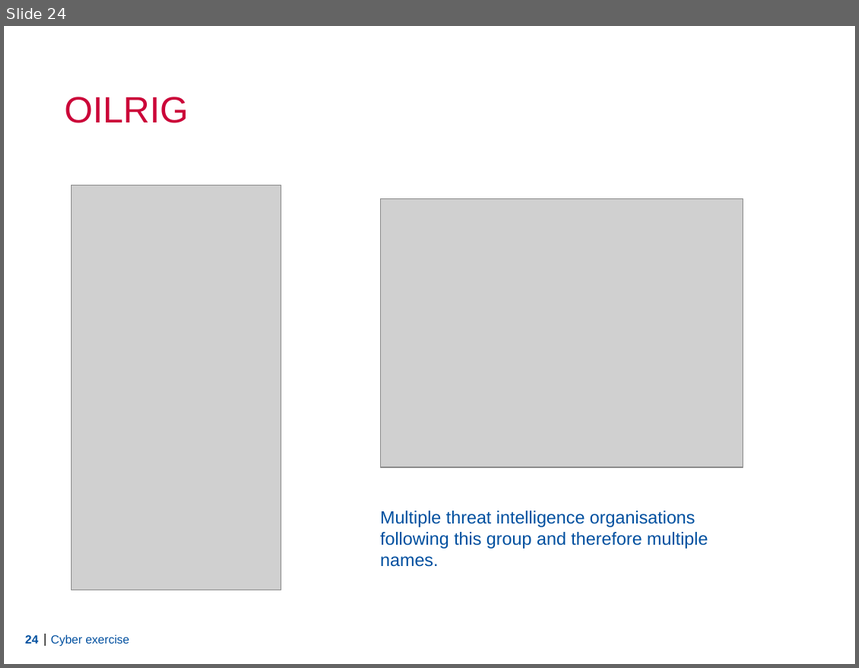
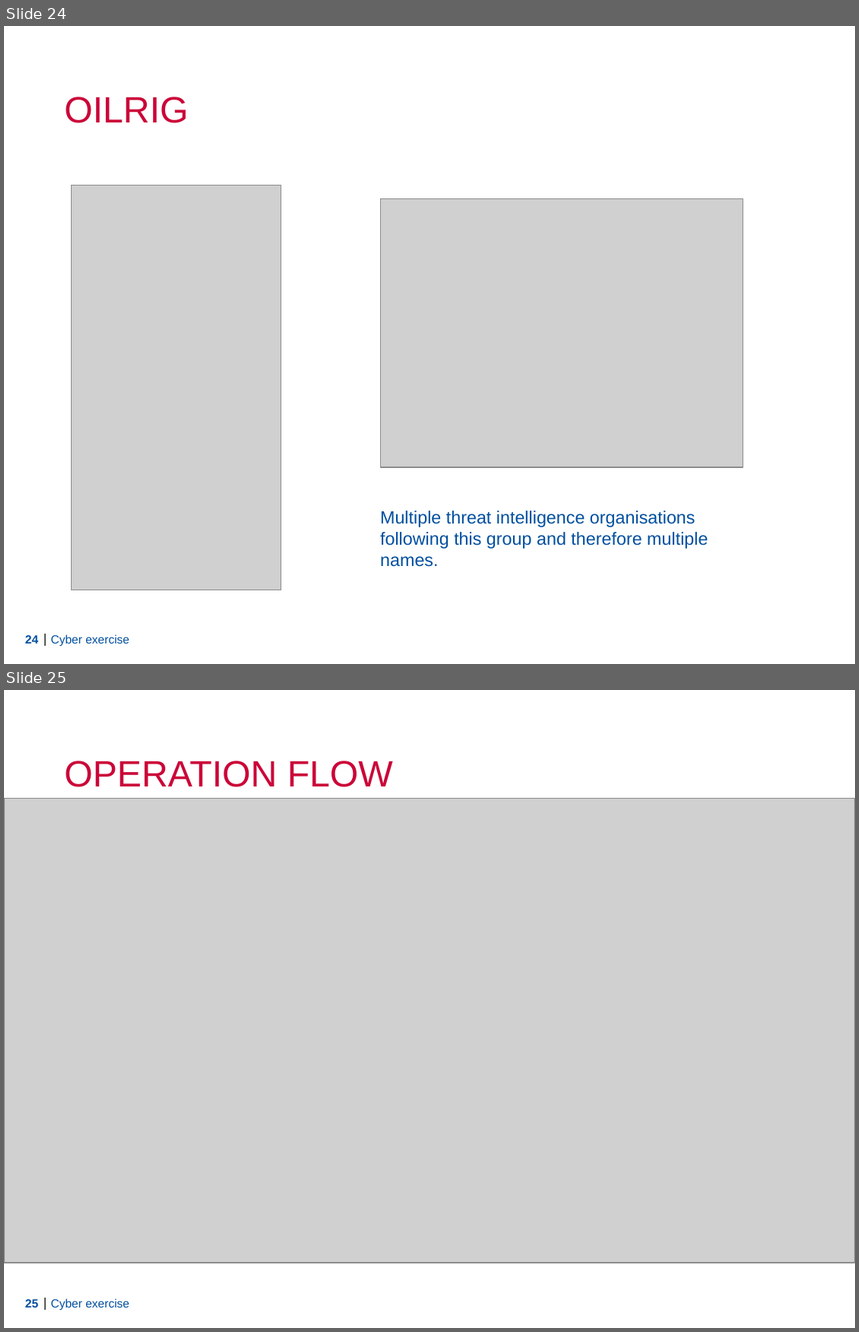
Before and after one commit to Lensver65/ESDC-BP, a slide deck: Cyber exercise.pptx. Shown one above the other, each under a label of ours: slide 24 before the commit, slides 24 and 25 after it. The pictures are 859x668 and 859x1332 pixels, drawn with LibreOffice and Linux fonts; fonts in the diff are those of the drawing; grey boxes stand for pictures; background and template pictures are left out. Boxes give left, top, right and bottom in pixels: in the first picture for what was removed or moved away, otherwise in the second. Text is boxed around its words. In the diff, an @@ line names an element or a change of style, - is before the commit and + after.

```diff
--- a/Cyber exercise.pptx
+++ b/Cyber exercise.pptx
@@ slide 25 added at box(4, 690, 855, 1328), background picture (left out); not listed: 2 template elements that a slide beside it also shows @@
@@ title added at box(64, 761, 393, 787), 31 pt, text #CB0538 @@
+OPERATION FLOW
@@ picture added at box(4, 799, 855, 1264) @@
@@ text added at box(51, 1299, 129, 1310), 10 pt, text #004F9F @@
+Cyber exercise
```
Also in this commit, not shown: 1 slide changed, 2 other slides added, 1 slide removed, 2 other files.
